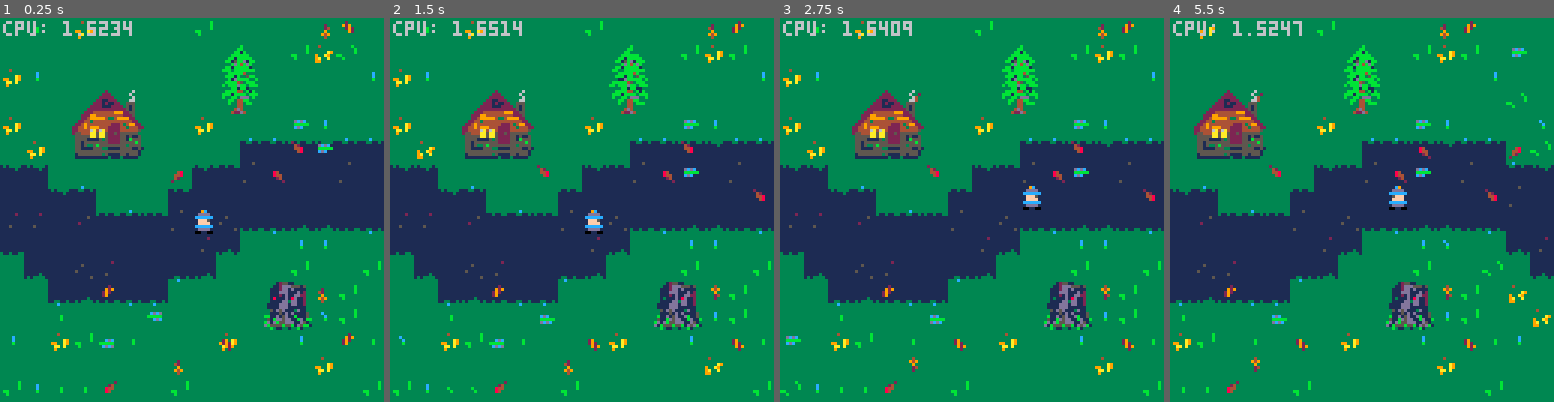
Above: before the commit, frames 1-4 (left to right).
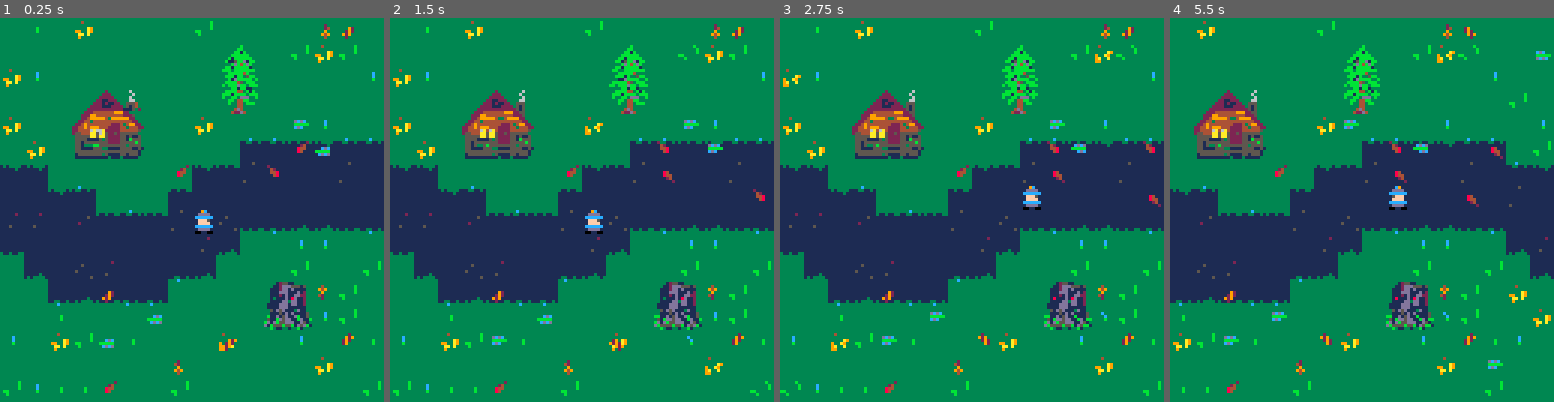
Above: after the commit, the same moments.

Repository: schoblaska/pico-8
Game: PICO-8 cartridge src/kaido.p8
Two runs of this game, one before a commit and one after it. Both use one fixed random seed, a clock stepped at 60 frames per second and the inputs below.
Inputs:
- Up to frame 1 (0.25 s): no input
- Up to frame 2 (1.5 s): tap X (X key) at 0.33, 1.07 s; tap O (Z key) at 0.7 s
- Up to frame 3 (2.75 s): hold Right 1.6-2.1 s; tap O (Z key) at 1.7, 2.1, 2.5 s; tap X (X key) at 1.85 s; hold Up 2.15-2.42 s; hold Right from 2.47 s (still down)
- Up to frame 4 (5.5 s): tap O (Z key) every 0.4 s from 2.9 to 5.3 s; tap X (X key) at 2.97, 4.08, 5.2 s; release Right at 3.03 s; hold Left 3.08-3.58 s; hold Down 3.63-3.97 s; hold Right 4.02-4.68 s; hold Up 4.73-5.03 s; hold Left from 5.08 s (still down)

The runs differ from the first frame. In frame 1, 1.9% of the frame differs, in the area x 0-93%, y 0-87%; in frame 2, 2.1%; in frame 3, 2.4%; in frame 4, 2.9%, in the area x 0-100%, y 0-93%.

Commit message:
kaido wip 2

Diff:
--- a/src/kaido.p8
+++ b/src/kaido.p8
@@ -18,7 +18,7 @@
   poke(0x5f5d, 10)
 
   conf = {
-    mapwidth = 62,
+    mapwidth = 64,
     grassfill = 20,
     pathfill = 20
   }
@@ -190,7 +190,7 @@
     end
   end
 
-  print("cpu: " .. stat(1), 1, 1, 6)
+  -- print("cpu: " .. stat(1), 1, 1, 6)
 end
 
 function fill_map()
@@ -538,11 +538,11 @@
 00000000000000000000292900000000000000000000290029290000000000001010101010101010100b0d10101010101010101010101010100b0d10101010101010101010101010100b0d10101010101010101010101010100b0d10101010100000000000000000000000000000000000000000000000000000000000000000
 00000000000000292929000000000000000000000029290029000000000000001010101010101010101b1d10101010101010101010101010101b1d10101010101010101010101010101b1d10101010101010101010101010101b1d10101010100000000000000000000000000000000000000000000000000000000000000000
 00000000000000290000000000000000000000000029000029000000000000001010104042441010102b2d10101010101010101010101010102b2d10101010101010101010101010102b2d10101010202020202020202010102b2d10101010100000000000000000000000000000000000000000000000000000000000000000
-0000000000002929000000000000000000000000002900002900000000000000101010505254101010101010101010101010101010101010101010102020201010101010101010101010101020202020202020202020202020101020202020200000000000000000000000000000000000000000000000000000000000000000
+0000000000002929000000000000000000000000002900002900000000000000101010505254101010101010101010101010101010101010101010102020201010101010101010101010101020202020202020202020202020101020202020100000000000000000000000000000000000000000000000000000000000000000
 0000000000292900000000000000000000000000292900002900000000000000101010606264101010102020202020201010101010101010101020202020202020101010101010101010202020202020202020202020202020202020202020200000000000000000000000000000000000000000000000000000000000000000
 0000000000290000000000000000000000000000290000292900000000000000202010101010101020202020202020202020101010101010202020202020202020201010101010102020202020202020202010101010202020202020202020200000000000000000000000000000000000000000000000000000000000000000
 0000000029290000000000000000000000000000290000290000000000000000202020201010102020202020202020202020202010101020202020202020202020202020101010202020202020202020202020101010102020202020202020200000000000000000000000000000000000000000000000000000000000000000
-0000000029000000000000000000000000000000290000290000000000000000202020202020202020202020202020202020202020202020202020201010102020202020202020202020202010101020202020202020202020201010101010100000000000000000000000000000000000000000000000000000000000000000
+0000000029000000000000000000000000000000290000290000000000000000202020202020202020202020202020202020202020202020202020201010102020202020202020202020202010101020202020202020202020201010101010200000000000000000000000000000000000000000000000000000000000000000
 0000000029292900000000000000000000000000002900290000000000000000202020202020202020201010101010102020202020202020202010101010101020202020202020202020101010101010202020202020202020201010101010100000000000000000000000000000000000000000000000000000000000000000
 0000000000002929000000000000000000000000002900002900000000000000102020202020202020101010101010101020202020202020201010101010101010202020202020202010101010101010102020202020202020101010101010100000000000000000000000000000000000000000000000000000000000000000
 0000000000000029290000000000000000000000002900002900000000000000101020202020201010101007091010101010202020202010101010070910101010101010202020101010100709101010101010101010101010101007091010100000000000000000000000000000000000000000000000000000000000000000
Not shown, changed: carts/kaido.p8.png
Not shown, changed: docs/kaido.js
